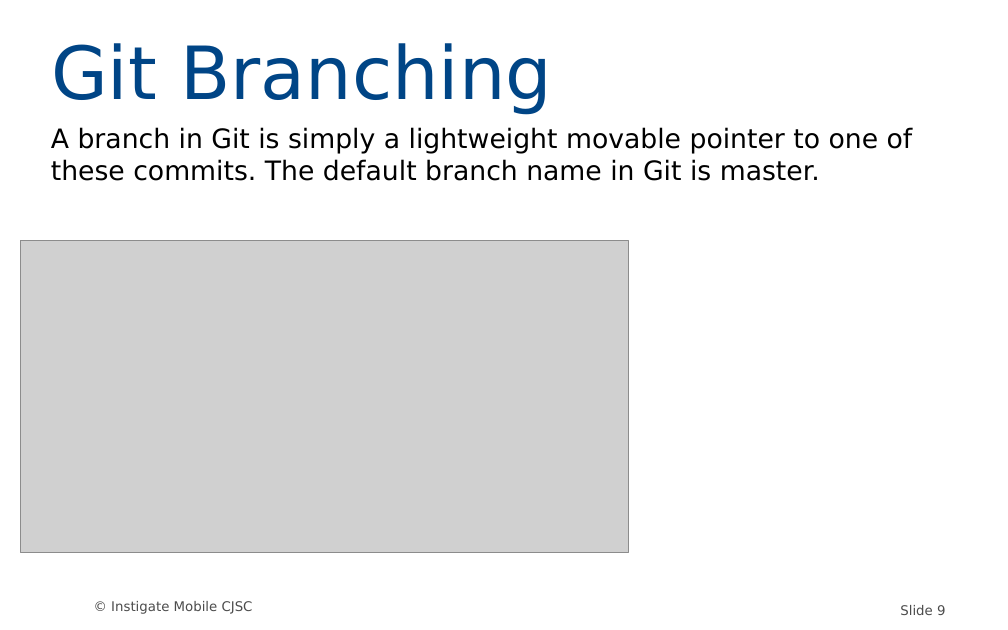
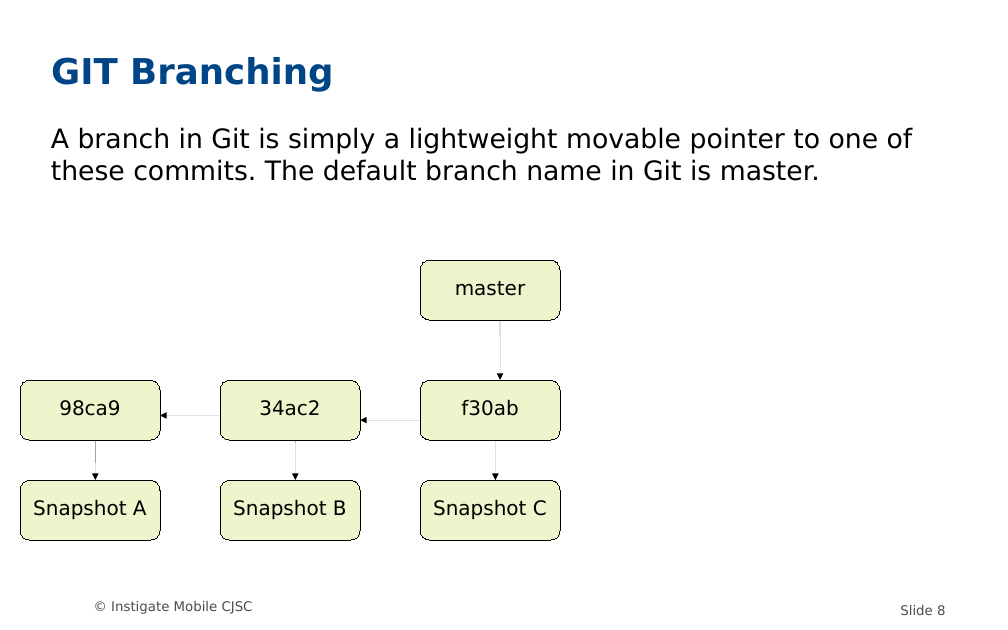
Before and after one commit to MariamP/myRepo, a slide deck: slide 8 of GIT.odp (slide 9 before the commit). Drawn at 1008x630 pixels with LibreOffice and Linux fonts; fonts in the diff are those of the drawing; grey boxes stand for pictures; background and template pictures are left out. Boxes give left, top, right and bottom in pixels: in the first picture for what was removed or moved away, otherwise in the second. Text is boxed around its words. In the diff, an @@ line names an element or a change of style, - is before the commit and + after.

```diff
--- a/GIT.odp
+++ b/GIT.odp
@@ title at box(51, 57, 333, 92): text changed; size 66 to 32 pt; bold on @@
-Git Branching
+GIT Branching
@@ picture removed at box(20, 240, 628, 552) @@
@@ rounded rectangle added at box(420, 260, 560, 320), fill #AECF00 at 20% opacity, outline #000000 0 pt, 18 pt, text #000000 @@
+master
@@ arrow added from (500, 320) to (500, 380), #000000 0 pt @@
@@ rounded rectangle added at box(20, 380, 160, 440), fill #AECF00 at 20% opacity, outline #000000 0 pt, 18 pt, text #000000 @@
+98ca9
@@ rounded rectangle added at box(220, 380, 360, 440), fill #AECF00 at 20% opacity, outline #000000 0 pt, 18 pt, text #000000 @@
+34ac2
@@ rounded rectangle added at box(420, 380, 560, 440), fill #AECF00 at 20% opacity, outline #000000 0 pt, 18 pt, text #000000 @@
+f30ab
@@ arrow added from (220, 415) to (160, 415), #000000 0 pt @@
@@ arrow added from (95, 440) to (95, 480), #000000 0 pt @@
@@ arrow added from (295, 440) to (295, 480), #000000 0 pt @@
@@ arrow added from (420, 420) to (360, 420), #000000 0 pt @@
@@ arrow added from (495, 440) to (495, 480), #000000 0 pt @@
@@ rounded rectangle added at box(20, 480, 160, 540), fill #AECF00 at 20% opacity, outline #000000 0 pt, 18 pt, text #000000 @@
+Snapshot A
@@ rounded rectangle added at box(220, 480, 360, 540), fill #AECF00 at 20% opacity, outline #000000 0 pt, 18 pt, text #000000 @@
+Snapshot B
@@ rounded rectangle added at box(420, 480, 560, 540), fill #AECF00 at 20% opacity, outline #000000 0 pt, 18 pt, text #000000 @@
+Snapshot C
```
Also in this commit, not shown: 10 other slides changed, 2 slides added, 4 slides removed.
